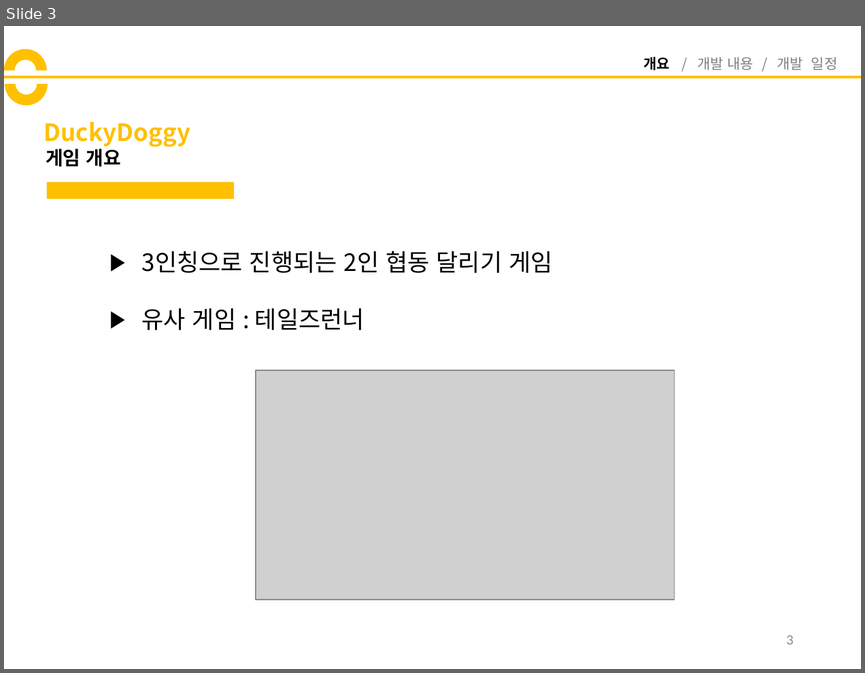
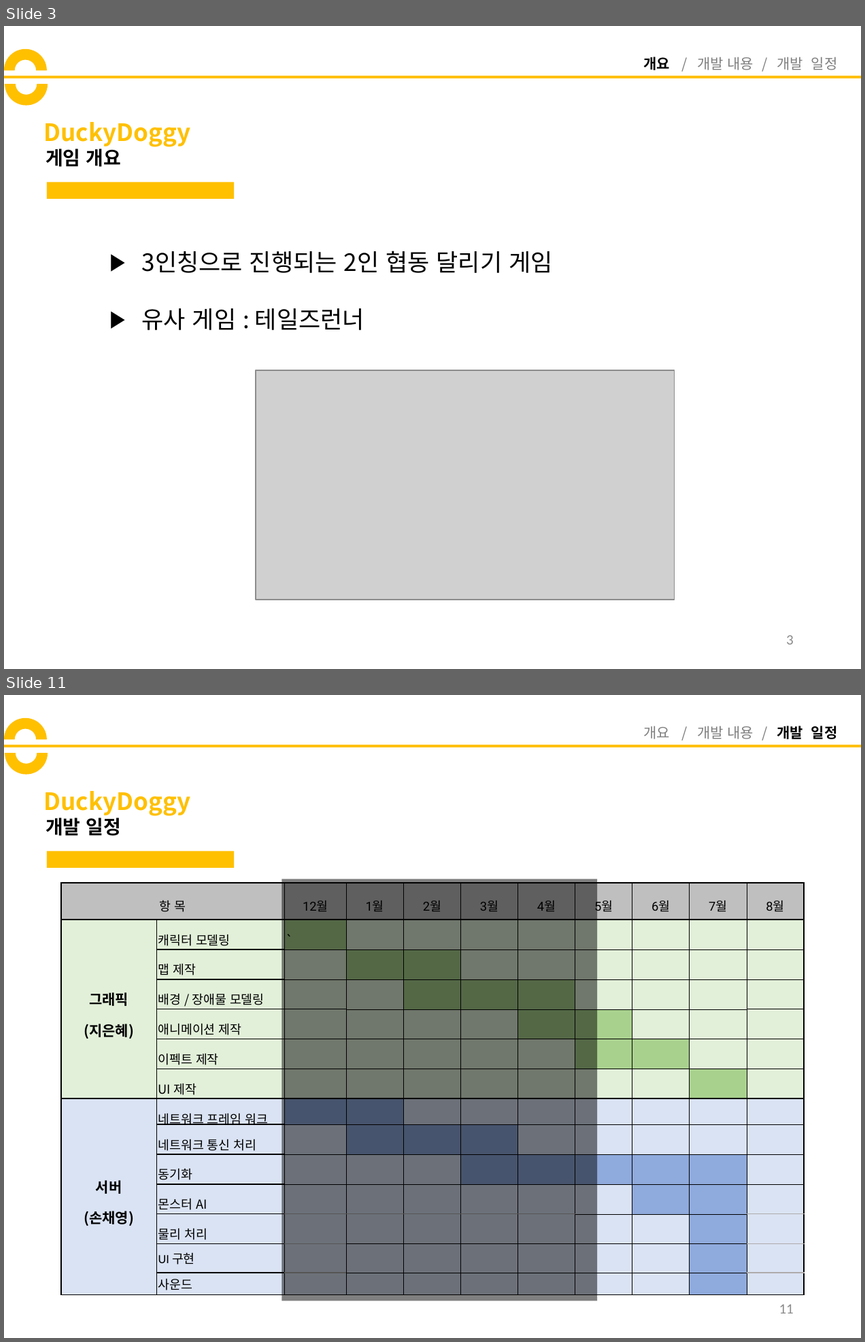
Before and after one commit to codnsj81/HuffAndPuff, a slide deck: 기획 문서/DuckyDoggy_중간발표.pptx. Shown one above the other, each under a label of ours: slide 3 before the commit, slides 3 and 11 after it; the slides between them are not shown. The pictures are 865x673 and 865x1342 pixels, drawn with LibreOffice and Linux fonts; fonts in the diff are those of the drawing; grey boxes stand for pictures. Boxes give left, top, right and bottom in pixels: in the first picture for what was removed or moved away, otherwise in the second. Text is boxed around its words. In the diff, an @@ line names an element or a change of style, - is before the commit and + after.

```diff
--- a/기획 문서/DuckyDoggy_중간발표.pptx
+++ b/기획 문서/DuckyDoggy_중간발표.pptx
@@ slide 11 added at (4,695,861,1338), background #FFFFFF @@
@@ arch (boxed as its full ring) added at (4,718,47,761), fill #FFC000 @@
@@ arch (boxed as its full ring) added at (5,732,48,775), fill #FFC000 @@
@@ text added at (644,726,838,739), 12 pt, text #808080 @@
+개요 / 개발 내용 / 개발 일정
@@ line added from (4, 745) to (861, 745), #FFC000 2.25 pt @@
@@ title added at (43,791,190,816), 20 pt, text #FFC000, bold @@
+DuckyDoggy
@@ text added at (45,815,121,836), 16 pt, text #000000, bold @@
+개발 일정
@@ rectangle added at (47,851,235,867), fill #FFC000 @@
@@ table added at (61,883,805,1295), 14 rows, 11 columns @@
+항 목 |  | 12월 | 1월 | 2월 | 3월 | 4월 | 5월 | 6월 | 7월 | 8월
+그래픽 / (지은혜) | 캐릭터 모델링 | ` |  |  |  |  |  |  |  | 
+ | 맵 제작 |  |  |  |  |  |  |  |  | 
+ | 배경 / 장애물 모델링 |  |  |  |  |  |  |  |  | 
+ | 애니메이션 제작 |  |  |  |  |  |  |  |  | 
+ | 이펙트 제작 |  |  |  |  |  |  |  |  | 
+ | UI 제작 |  |  |  |  |  |  |  |  | 
+서버 / (손채영) | 네트워크 프레임 워크 |  |  |  |  |  |  |  |  | 
+ | 네트워크 통신 처리 |  |  |  |  |  |  |  |  | 
+ | 동기화 |  |  |  |  |  |  |  |  | 
+ | 몬스터 AI |  |  |  |  |  |  |  |  | 
+ | 물리 처리 |  |  |  |  |  |  |  |  | 
+ | UI 구현 |  |  |  |  |  |  |  |  | 
+ | 사운드 |  |  |  |  |  |  |  |  | 
@@ rectangle added at (281,879,597,1301), fill #000000 at 50% opacity @@
@@ page number added at (779,1304,793,1313), 12 pt, text #8C8C8C @@
+11
```
Also in this commit, not shown: 4 slides changed, 7 other slides added.
